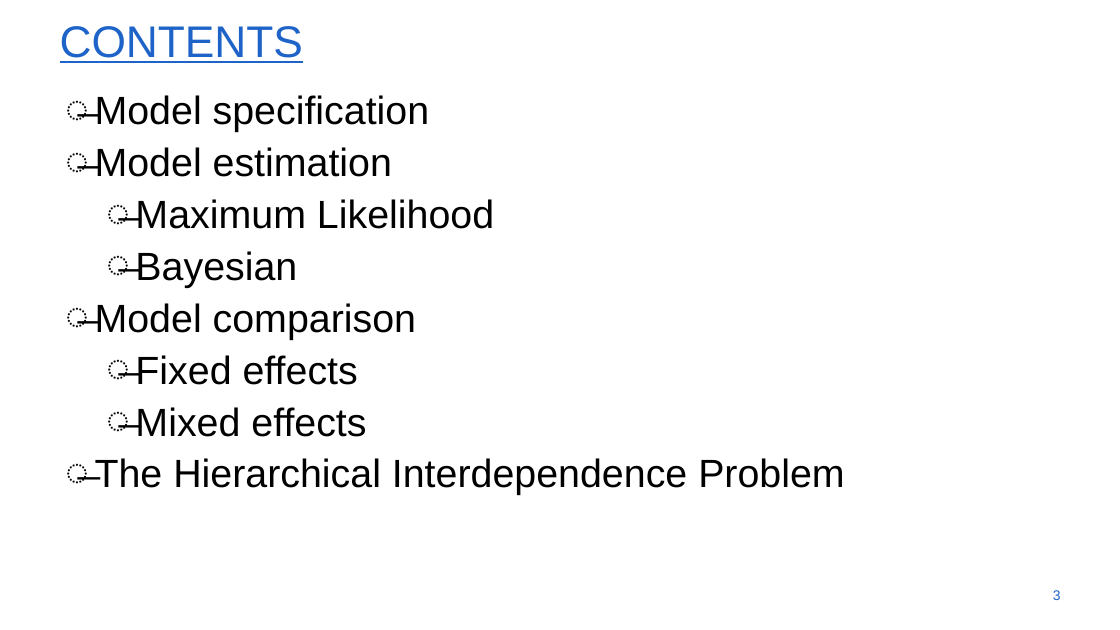
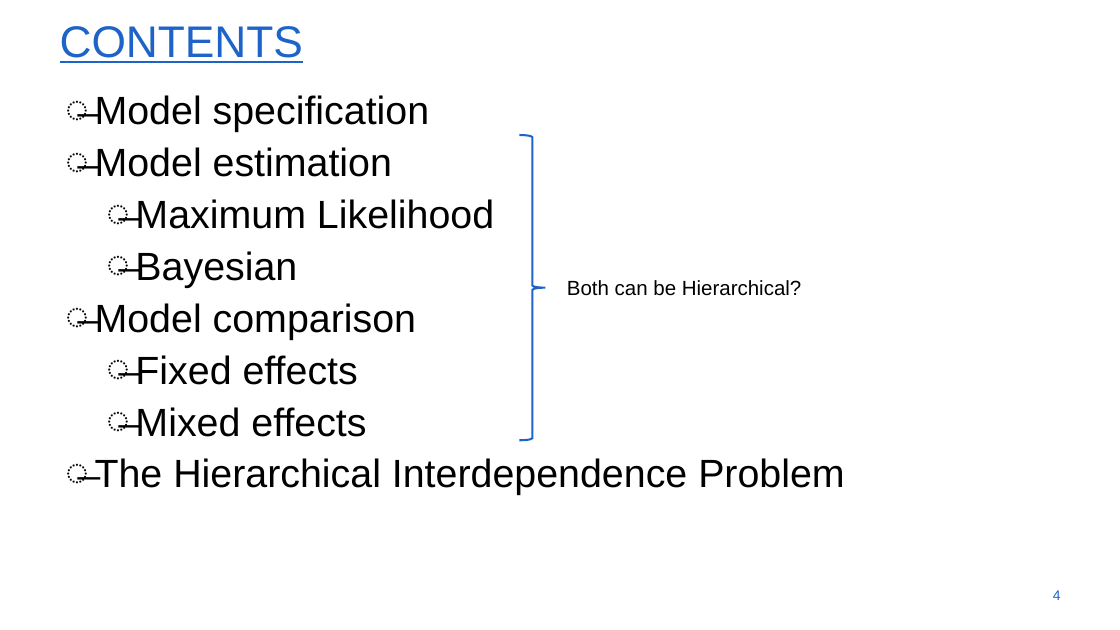
Before and after one commit to SvenWientjes/ModularGraphs-RL, a slide deck: slide 4 of Docs/Hierarchical cognitive modeling and model comparison.pptx (slide 3 before the commit). Drawn at 1120x630 pixels with LibreOffice and Linux fonts; fonts in the diff are those of the drawing; background and template pictures are left out. Boxes give left, top, right and bottom in pixels: in the first picture for what was removed or moved away, otherwise in the second. Text is boxed around its words. In the diff, an @@ line names an element or a change of style, - is before the commit and + after.

```diff
--- a/Docs/Hierarchical cognitive modeling and model comparison.pptx
+++ b/Docs/Hierarchical cognitive modeling and model comparison.pptx
@@ right brace added at bbox=[519, 135, 545, 441], outline #1E64C8 2.5 pt @@
@@ text added at bbox=[567, 280, 801, 296], 25 pt, text #000000 @@
+Both can be Hierarchical?
@@ page number at bbox=[1053, 590, 1061, 600]: text changed @@
-3
+4
```
Also in this commit, not shown: 3 other slides changed, 26 slides added, 14 other files.
